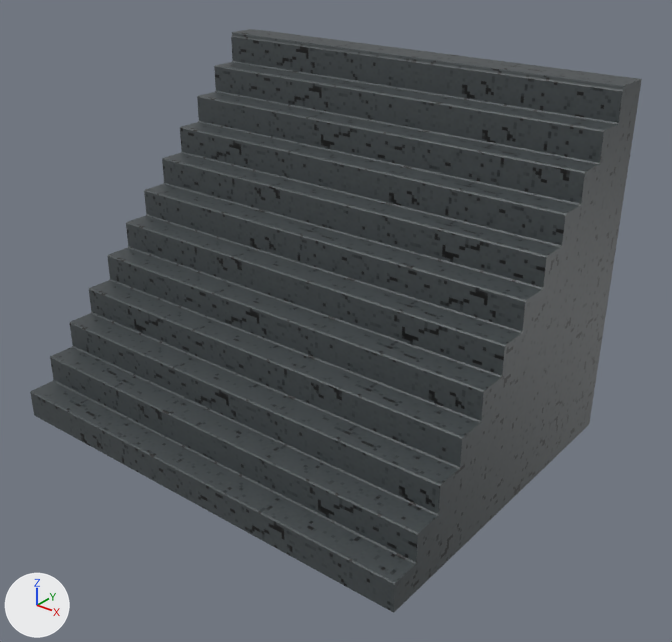
Renders of the FBX model Assets/_Project/Art/Models/Textured/stairs.fbx from each side of a commit.
Both versions are drawn from a 50 mm lens placed at (9.67, -9.49, 4.46), pointed at (5.3, -4.03, 1.07). The lights are fixed; the arrows at lower left show +X, +Y and +Z. The picture after the commit comes second. Where no turn or scale is listed for an object, it has been applied to the vertices.

Script lines for the objects in view, before the commit:
```python
me_mesh = bpy.data.meshes.new('Mesh')
me_mesh.from_pydata(...)  # 174 vertices, 268 faces; spans x 3.0..7.0, y -6.55..-3.45, z 0.0..3.03
me_mesh.materials.append(mat_trim1)  # picture img_testplane_openpbr_shader1_basecolor_1001_png
ob_stairs = bpy.data.objects.new('Stairs', me_mesh)
ob_stairs.location = (0.0, 1.0, 0.0)
```
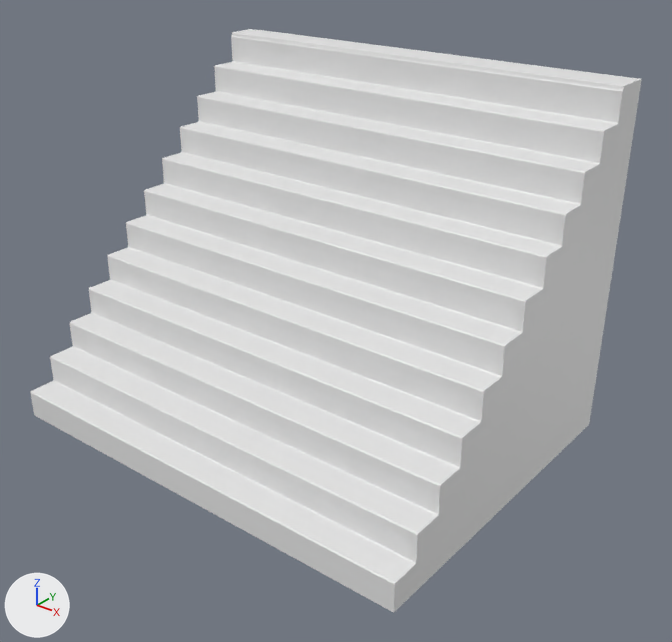
The newer file is also turned or shifted as a whole; pictures and numbers use the older file's frame.

Boxes [x1, y1, x2, y2] around the edits, measured in the pictures (672 x 642 px):
'Stairs', recoloured (grey to white): [30, 29, 642, 613] in both

The change, as a diff of the scene's bpy script:
```diff
--- a/Assets/_Project/Art/Models/Textured/stairs.fbx.py
+++ b/Assets/_Project/Art/Models/Textured/stairs.fbx.py
@@ mat_openpbr_shader2 @@
+mat_openpbr_shader2 = principled_material('openPBR_shader2')
+mat_openpbr_shader2.base_color = (0.8, 0.8, 0.8)  # white #e7e7e7
@@ me_mesh @@
 me_mesh.from_pydata(...)  # 174 vertices, 268 faces; spans x 3.0..7.0, y -6.55..-3.45, z 0.0..3.03
-me_mesh.materials.append(mat_trim1)  # picture img_testplane_openpbr_shader1_basecolor_1001_png
+me_mesh.materials.append(mat_openpbr_shader2)  # white #e7e7e7
```
